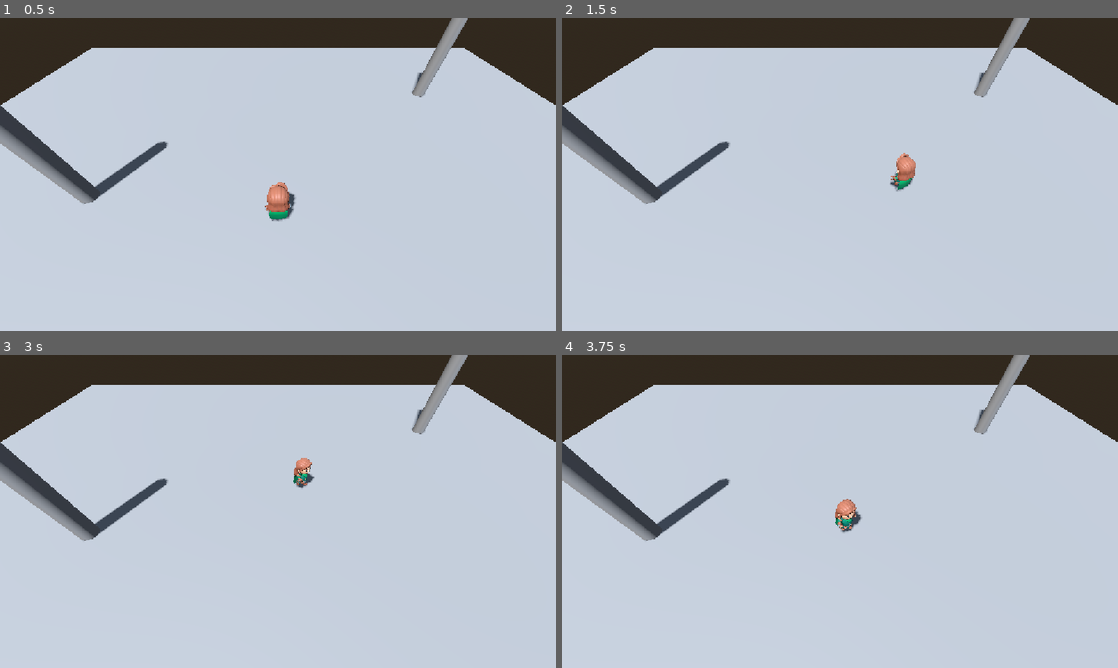
Above: before the commit, frames 1-4 (two rows, left to right).
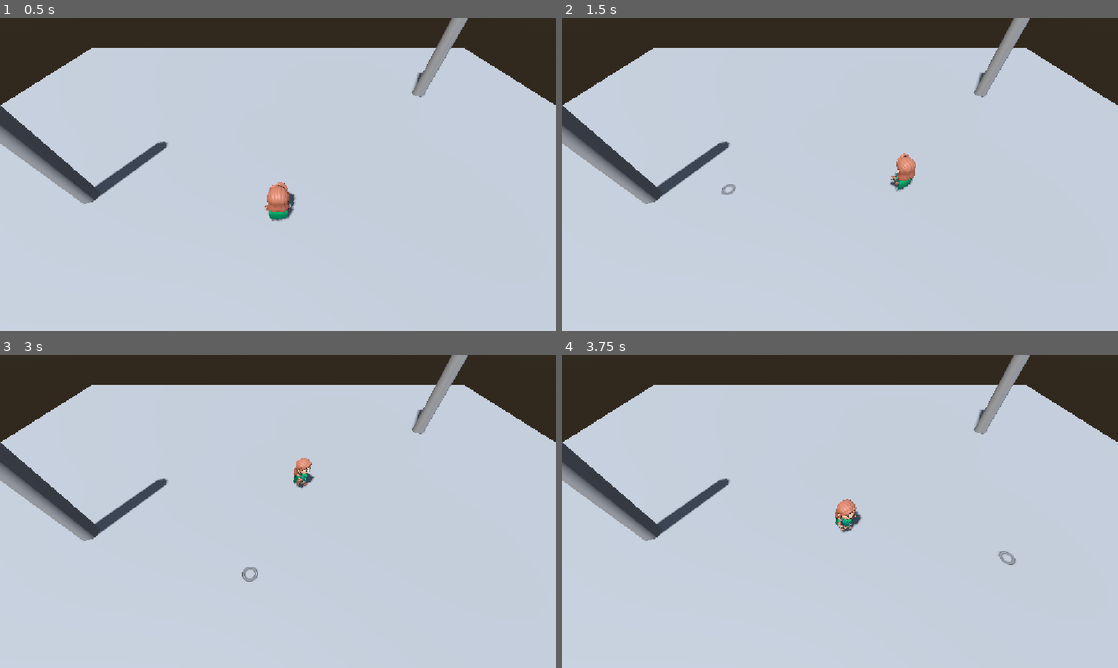
Above: after the commit, the same moments.

Repository: Game-Jam-Studio/Brackeys-Jam-2026.2
Game: Godot game, scene res://Levels/tmerrill_test_scene.tscn
The game is run twice, just before and just after one commit, with the same random seed, the same clock (stepped at 60 frames per second) and the same inputs.
Inputs (mouse positions are in pixels of both pictures, inside the frame that each line leads up to):
- Up to frame 1 (0.5 s): no input
- Up to frame 2 (1.5 s): tap Enter at 0.5 s; move the mouse to (962, 158) at 0.52 s; click (962, 158) at 0.67 s; move the mouse to (728, 190) at 1.27 s; click (728, 190) at 1.42 s
- Up to frame 3 (3 s): move the mouse to (333, 442) at 2.02 s; click (333, 442) at 2.17 s; move the mouse to (250, 574) at 2.77 s; click (250, 574) at 2.92 s
- Up to frame 4 (3.75 s): move the mouse to (1006, 558) at 3.52 s; click (1006, 558) at 3.67 s

Frame 1 is identical in both runs. In frame 2, less than 0.1% of the frame differs, in the area x 28-32%, y 53-57%; in frame 3, less than 0.1%, in the area x 43-47%, y 67-73%; in frame 4, less than 0.1%.

Commit message:
Added movement click indicator

Diff:
--- a/brackeys-jam-2026.2/Levels/tmerrill_test_scene.gd
+++ b/brackeys-jam-2026.2/Levels/tmerrill_test_scene.gd
@@ -1,29 +1,53 @@
 extends Node3D
+
+@export var click_indicator_scene: PackedScene = preload("res://TaylorJunk/click_indicator.tscn")
 
 @onready var camera: Camera3D = $Camera3D
 @onready var player: CharacterBody3D = $Player
 
+var click_indicator: MeshInstance3D = null
 var is_mouse_held: bool = false
+
+
+func _ready() -> void:
+	if click_indicator_scene:
+		var instance := click_indicator_scene.instantiate()
+		click_indicator = instance as MeshInstance3D
+		if click_indicator:
+			add_child(click_indicator)
+
 
 func _unhandled_input(event: InputEvent) -> void:
 	if event is InputEventMouseButton and event.button_index == MOUSE_BUTTON_LEFT:
-		is_mouse_held = event.pressed
-		if is_mouse_held:
-			update_movement_target()
+		if event.pressed:
+			is_mouse_held = true
+			var hit_position: Vector3 = raycast_to_floor(event.position)
+			if hit_position != Vector3.INF:
+				player.set_movement_target(hit_position)
+				if click_indicator:
+					click_indicator.play_click_ping(hit_position)
+		else:
+			is_mouse_held = false
+			if click_indicator:
+				click_indicator.finish_hold()
 
 
 func _physics_process(_delta: float) -> void:
 	if is_mouse_held:
-		update_movement_target()
+		var current_mouse_position := get_viewport().get_mouse_position()
+		var hit_position: Vector3 = raycast_to_floor(current_mouse_position)
+		if hit_position != Vector3.INF:
+			player.set_movement_target(hit_position)
+			if click_indicator:
+				click_indicator.update_hold_position(hit_position)
 
 
-func update_movement_target() -> void:
+func raycast_to_floor(screen_position: Vector2) -> Vector3:
 	if not camera or not player:
-		return
+		return Vector3.INF
 
-	var mouse_pos := get_viewport().get_mouse_position()
-	var ray_origin := camera.project_ray_origin(mouse_pos)
-	var ray_normal := camera.project_ray_normal(mouse_pos)
+	var ray_origin := camera.project_ray_origin(screen_position)
+	var ray_normal := camera.project_ray_normal(screen_position)
 	var ray_length := 1000.0
 
 	var space_state := get_world_3d().direct_space_state
@@ -32,4 +56,5 @@
 
 	var result := space_state.intersect_ray(query)
 	if result:
-		player.set_movement_target(result.position)
+		return result.position
+	return Vector3.INF
--- /dev/null
+++ b/brackeys-jam-2026.2/Scripts/UI/click_indicator.gd
@@ -0,0 +1,42 @@
+extends MeshInstance3D
+
+var tween: Tween
+
+
+func _ready() -> void:
+	visible = false
+
+
+func play_click_ping(world_position: Vector3) -> void:
+	# Slight vertical offset above the floor surface to prevent z-fighting
+	global_position = world_position + Vector3(0.0, 0.02, 0.0)
+	visible = true
+
+	if tween and tween.is_running():
+		tween.kill()
+
+	scale = Vector3(1.0, 1.0, 1.0)
+
+	tween = create_tween()
+	tween.tween_property(self, "scale", Vector3(0.01, 0.01, 0.01), 0.3).set_trans(Tween.TRANS_QUAD).set_ease(Tween.EASE_IN)
+	tween.tween_callback(func(): visible = false)
+
+
+func update_hold_position(world_position: Vector3) -> void:
+	if tween and tween.is_running():
+		tween.kill()
+
+	global_position = world_position + Vector3(0.0, 0.02, 0.0)
+	scale = Vector3(1.0, 1.0, 1.0)
+	visible = true
+
+
+func finish_hold() -> void:
+	if not visible: return
+
+	if tween and tween.is_running():
+		tween.kill()
+
+	tween = create_tween()
+	tween.tween_property(self, "scale", Vector3(0.01, 0.01, 0.01), 0.2).set_trans(Tween.TRANS_QUAD).set_ease(Tween.EASE_IN)
+	tween.tween_callback(func(): visible = false)
--- /dev/null
+++ b/brackeys-jam-2026.2/TaylorJunk/click_indicator.tscn
@@ -0,0 +1,18 @@
+[gd_scene format=3 uid="uid://bfyjyjraimqq8"]
+
+[ext_resource type="Texture2D" uid="uid://knxdqxxf14dt" path="res://Art/2D/ClickIcon.png" id="1_3624w"]
+[ext_resource type="Script" uid="uid://coojaylwwsll2" path="res://Scripts/UI/click_indicator.gd" id="2_1whxd"]
+
+[sub_resource type="StandardMaterial3D" id="StandardMaterial3D_3624w"]
+transparency = 1
+shading_mode = 0
+albedo_texture = ExtResource("1_3624w")
+
+[sub_resource type="QuadMesh" id="QuadMesh_i0uuj"]
+size = Vector2(0.8, 0.8)
+orientation = 1
+
+[node name="Node2D" type="MeshInstance3D" unique_id=239824613]
+material_override = SubResource("StandardMaterial3D_3624w")
+mesh = SubResource("QuadMesh_i0uuj")
+script = ExtResource("2_1whxd")
Binary file added: brackeys-jam-2026.2/Art/2D/ClickIcon.png
Not shown, added: brackeys-jam-2026.2/Art/2D/ClickIcon.png.import
Not shown, removed: brackeys-jam-2026.2/Art/2D/toRemove.txt
Not shown, added: brackeys-jam-2026.2/Scripts/UI/click_indicator.gd.uid
